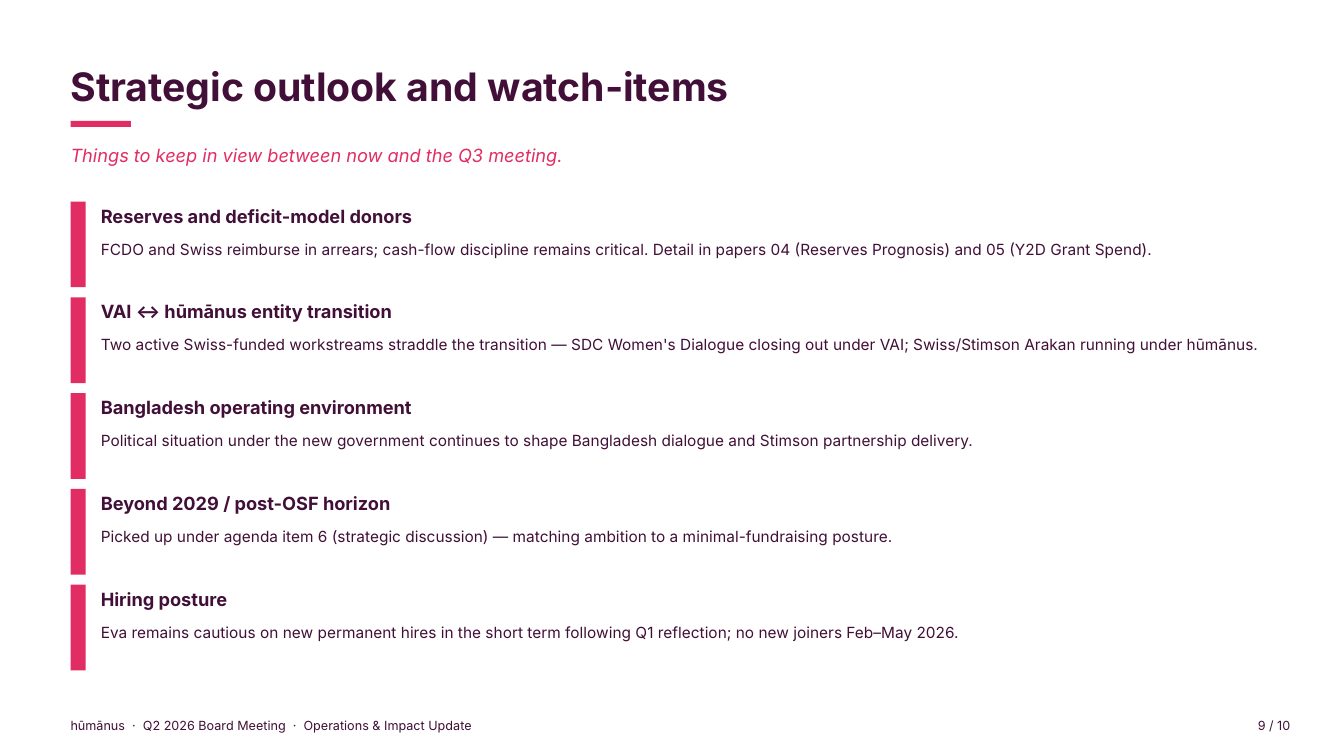
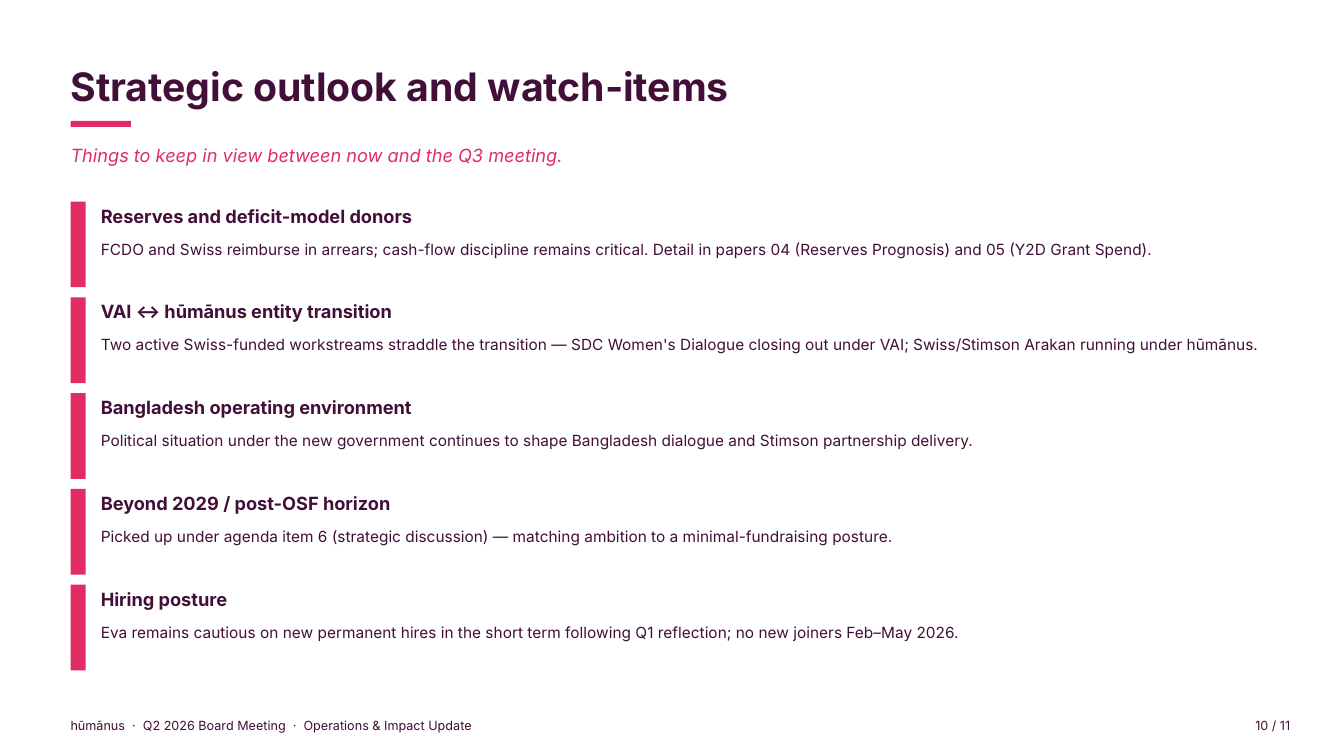
Before and after one commit to evafrances04/humanusGovernance, a slide deck: slide 10 of 2026/Q2/08-ED-Operations-Impact-Y2D.pptx (slide 9 before the commit). Drawn at 1344x756 pixels with LibreOffice and Linux fonts; fonts in the diff are those of the drawing. Boxes give left, top, right and bottom in pixels: in the first picture for what was removed or moved away, otherwise in the second. Text is boxed around its words. In the diff, an @@ line names an element or a change of style, - is before the commit and + after.

```diff
--- a/2026/Q2/08-ED-Operations-Impact-Y2D.pptx
+++ b/2026/Q2/08-ED-Operations-Impact-Y2D.pptx
@@ text at (1255, 720, 1290, 730): text changed @@
-9 / 10
+10 / 11
```
Also in this commit, not shown: 7 other slides changed, 1 slide added, 1 other file.
